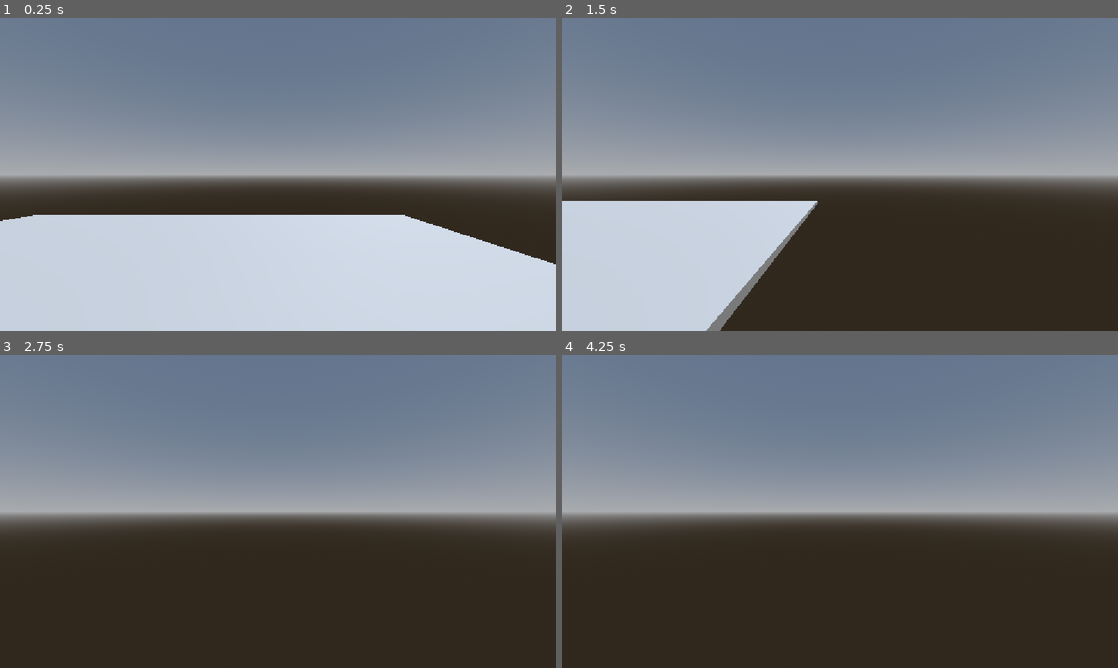
Above: before the commit, frames 1-4 (two rows, left to right).
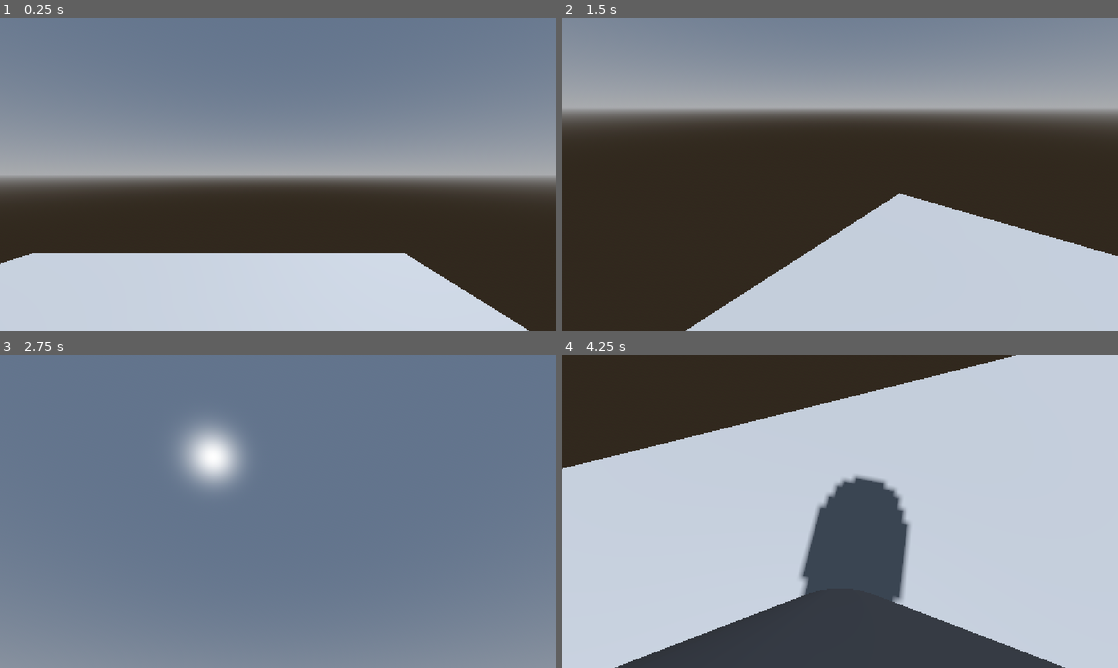
Above: after the commit, the same moments.

Repository: Dragotamer/Stormhacks2026
Game: Godot game, scene res://node_3d.tscn
Same seed, same stepped clock (60 frames per second), same inputs: the game is played once before the commit and once after it.
Inputs (mouse positions are in pixels of both pictures, inside the frame that each line leads up to):
- Up to frame 1 (0.25 s): no input
- Up to frame 2 (1.5 s): tap Enter (ui_accept) at 0.5, 0.6 s; move the mouse to (962, 158) at 0.52 s; hold Right (ui_right) 0.53-1.28 s; tap Space (jump, bound only after the commit) at 0.77, 0.8, 1.07, 1.35 s; move the mouse to (728, 190) at 1.27 s; hold Down (ui_down) from 1.28 s (still down)
- Up to frame 3 (2.75 s): tap Space (jump, bound only after the commit) at 1.52, 1.82, 2.3 s; tap Enter (ui_accept) at 1.55, 2.1 s; move the mouse to (333, 442) at 2.02 s; release Down (ui_down) at 2.03 s; hold Right (ui_right) from 2.03 s (still down)
- Up to frame 4 (4.25 s): tap Enter (ui_accept) at 2.75, 2.85 s; move the mouse to (812, 574) at 2.77 s; release Right (ui_right) at 2.78 s; hold Up (ui_up) 2.78-3.53 s; tap Space (jump, bound only after the commit) at 3.02, 3.32, 3.6, 3.77, 4.07 s; move the mouse to (1006, 558) at 3.52 s; hold Left (ui_left) from 3.53 s (still down)

The runs differ from the first frame. In frame 1, 14% of the frame differs, in the area x 0-100%, y 62-100%; in frame 2, 79%; in frame 3, 69%; in frame 4, 100%, in the area x 0-100%, y 0-100%.

Commit message:
Added movement and looking around

Diff:
--- a/node_3d.tscn
+++ b/node_3d.tscn
@@ -36,10 +36,14 @@
 transform = Transform3D(1, 0, 0, 0, 1, 0, 0, 0, 1, 0, 0.56153965, 0)
 script = ExtResource("1_a202f")
 
+[node name="neck" type="Node3D" parent="player" unique_id=446100553]
+transform = Transform3D(1, 0, 0, 0, 1, 0, 0, 0, 1, 0, 0.35966706, 0)
+
+[node name="eyes" type="Camera3D" parent="player/neck" unique_id=1988044179]
+transform = Transform3D(1, 0, 0, 0, 1, 0, 0, 0, 1, 0, 0.56153965, 0)
+
 [node name="MeshInstance3D" type="MeshInstance3D" parent="player" unique_id=1405434058]
 mesh = SubResource("CapsuleMesh_g4v7s")
 
 [node name="CollisionShape3D" type="CollisionShape3D" parent="player" unique_id=1652456810]
 shape = SubResource("CapsuleShape3D_yf5fn")
-
-[node name="Camera3D" type="Camera3D" parent="player" unique_id=1988044179]
--- a/player.gd
+++ b/player.gd
@@ -4,6 +4,16 @@
 const SPEED = 5.0
 const JUMP_VELOCITY = 4.5
 
+const MOUSE_SENS:float = 0.01
+
+@onready var neck: Node3D = $neck
+
+func _input(event: InputEvent) -> void:
+	if event is InputEventMouseMotion:
+		var mouse_motion: Vector2 = event.relative
+		rotate_y(-(mouse_motion.x * MOUSE_SENS))
+		neck.rotate_x(-(mouse_motion.y * MOUSE_SENS))
+		neck.rotation.x = deg_to_rad(clamp(rad_to_deg(neck.rotation.x), -90, 50))
 
 func _physics_process(delta: float) -> void:
 	# Add the gravity.
@@ -11,12 +21,12 @@
 		velocity += get_gravity() * delta
 
 	# Handle jump.
-	if Input.is_action_just_pressed("ui_accept") and is_on_floor():
+	if Input.is_action_just_pressed("jump") and is_on_floor():
 		velocity.y = JUMP_VELOCITY
 
 	# Get the input direction and handle the movement/deceleration.
 	# As good practice, you should replace UI actions with custom gameplay actions.
-	var input_dir := Input.get_vector("ui_left", "ui_right", "ui_up", "ui_down")
+	var input_dir := Input.get_vector("left", "right", "forward", "backward")
 	var direction := (transform.basis * Vector3(input_dir.x, 0, input_dir.y)).normalized()
 	if direction:
 		velocity.x = direction.x * SPEED
--- a/project.godot
+++ b/project.godot
@@ -20,6 +20,34 @@
 window/stretch/mode="canvas_items"
 window/stretch/aspect="expand"
 
+[input]
+
+left={
+"deadzone": 0.2,
+"events": [Object(InputEventKey,"resource_local_to_scene":false,"resource_name":"","device":-1,"window_id":0,"alt_pressed":false,"shift_pressed":false,"ctrl_pressed":false,"meta_pressed":false,"pressed":false,"keycode":0,"physical_keycode":65,"key_label":0,"unicode":97,"location":0,"echo":false,"script":null)
+]
+}
+right={
+"deadzone": 0.2,
+"events": [Object(InputEventKey,"resource_local_to_scene":false,"resource_name":"","device":-1,"window_id":0,"alt_pressed":false,"shift_pressed":false,"ctrl_pressed":false,"meta_pressed":false,"pressed":false,"keycode":0,"physical_keycode":68,"key_label":0,"unicode":100,"location":0,"echo":false,"script":null)
+]
+}
+forward={
+"deadzone": 0.2,
+"events": [Object(InputEventKey,"resource_local_to_scene":false,"resource_name":"","device":-1,"window_id":0,"alt_pressed":false,"shift_pressed":false,"ctrl_pressed":false,"meta_pressed":false,"pressed":false,"keycode":0,"physical_keycode":87,"key_label":0,"unicode":119,"location":0,"echo":false,"script":null)
+]
+}
+backward={
+"deadzone": 0.2,
+"events": [Object(InputEventKey,"resource_local_to_scene":false,"resource_name":"","device":-1,"window_id":0,"alt_pressed":false,"shift_pressed":false,"ctrl_pressed":false,"meta_pressed":false,"pressed":false,"keycode":0,"physical_keycode":83,"key_label":0,"unicode":115,"location":0,"echo":false,"script":null)
+]
+}
+jump={
+"deadzone": 0.2,
+"events": [Object(InputEventKey,"resource_local_to_scene":false,"resource_name":"","device":-1,"window_id":0,"alt_pressed":false,"shift_pressed":false,"ctrl_pressed":false,"meta_pressed":false,"pressed":false,"keycode":0,"physical_keycode":32,"key_label":0,"unicode":32,"location":0,"echo":false,"script":null)
+]
+}
+
 [physics]
 
 3d/physics_engine="Jolt Physics"
